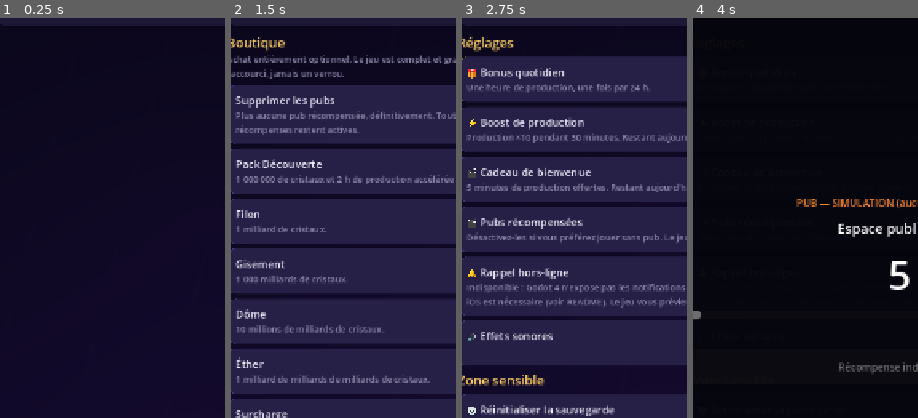
Above: before the commit, frames 1-4 (left to right).
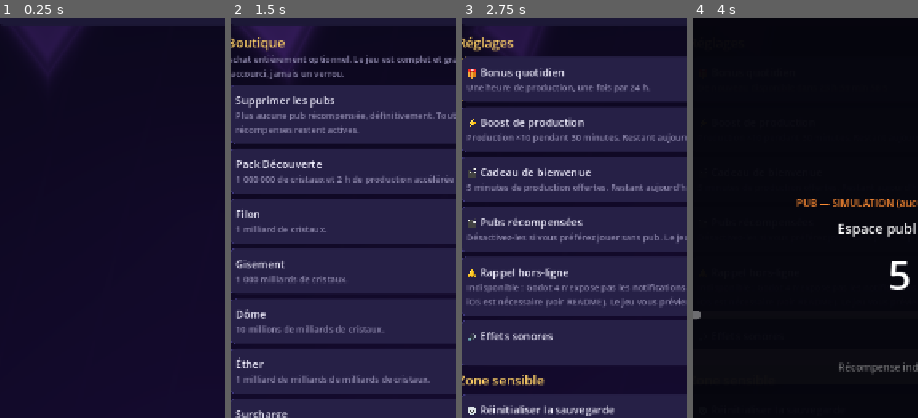
Above: after the commit, the same moments.

Repository: AurelienLELEU/IdleCrystalCorp
Game: Godot game, scene res://scenes/Main.tscn
Same seed, same stepped clock (60 frames per second), same inputs: the game is played once before the commit and once after it.
Inputs:
- Up to frame 1 (0.25 s): no input
- Up to frame 2 (1.5 s): click "🏆 0/31" at 0.5 s; click "💎 Boutique" at 1.25 s
- Up to frame 3 (2.75 s): click "⚙️" at 2 s
- Up to frame 4 (4 s): click "🎁" at 2.75 s; click "🎬 Regarder" at 3.5 s
The pictures show only the part of the screen within x 4-54%, y 16-66%; the shares and areas given below are measured in that part.

The runs differ from the first frame. In frame 1, 2.0% of the frame differs, in the area x 4-37%, y 2-15%; in frame 2, 2.0%, in the area x 3-37%, y 2-14%; in frame 3, 1.3%; in frame 4, less than 0.1%.
Error in both runs: Invalid call. Nonexistent function 'is_positive' in base 'RefCounted (BigNum)'. (res://core_engine/GameManager.gd:769)

Commit message:
Les facettes cristallines s'étendent sur toute la profondeur du fond
À la première prévisualisation en renderer Metal, toutes les facettes tombaient
hors champ : le test headless vérifiait bien l'évolution des paramètres, mais ne
pouvait pas observer l'image rendue. Le calcul de position les concentrait aussi
sur un seul côté du viewport. Elles sont maintenant distribuées sur toute la
largeur et la hauteur, avec une lueur relevée légèrement pour rester lisibles
sans recouvrir le texte.

Vérifié avec Godot 4.7.2 sur renderer OpenGL Metal : `test_background.gd` passe
avec son shader compilé, et le fond capturé après achats montre effectivement
plusieurs facettes cristallines. La simulation headless reste à 850 vérifications,
0 échec.

Diff:
--- a/scenes/CrystalBackground.gdshader
+++ b/scenes/CrystalBackground.gdshader
@@ -28,8 +28,8 @@
 	float central_halo = exp(-length(centered - vec2(0.0, -0.08)) * 3.2);
 	float lower_halo = exp(-length(centered - vec2(0.0, 0.34)) * 4.0);
 	vec3 glow = mix(VIOLET, CYAN, research_progress * 0.78);
-	color += glow * central_halo * (0.075 + pulse * 0.025);
-	color += CRYSTAL * lower_halo * (0.025 + pulse * 0.012);
+	color += glow * central_halo * (0.085 + pulse * 0.028);
+	color += CRYSTAL * lower_halo * (0.035 + pulse * 0.016);
 
 	// Cinq facettes apparaissent l'une après l'autre à mesure que le joueur
 	// progresse. Leur dérive lente et leur rotation sont animées par le temps;
@@ -39,25 +39,25 @@
 		float threshold = index * 0.17;
 		float activation = smoothstep(threshold, threshold + 0.24,
 			purchase_progress + (i == 0 ? 0.16 : 0.0));
-		float side = mod(index, 2.0) * 2.0 - 1.0;
 		float drift = sin(time * (0.12 + index * 0.012) + index * 1.7);
 		vec2 center = vec2(
-			side * (0.14 + 0.15 * fract(index * 0.37)) + drift * 0.025,
-			0.12 + 0.17 * mod(index * 0.61, 1.0)
+			0.12 + 0.76 * fract(index * 0.37 + 0.03) + drift * 0.025,
+			0.14 + 0.70 * fract(index * 0.61)
 				+ cos(time * 0.09 + index) * 0.025);
 		vec2 local = uv - center;
 		local.x *= aspect;
+		float side = mod(index, 2.0) * 2.0 - 1.0;
 		float angle = time * (0.10 + index * 0.018) * side;
 		mat2 rotation = mat2(vec2(cos(angle), -sin(angle)),
 			vec2(sin(angle), cos(angle)));
 		local = rotation * local;
-		float size = 0.030 + purchase_progress * 0.012;
+		float size = 0.034 + purchase_progress * 0.014;
 		float distance_to_edge = diamond_distance(local);
 		float body = 1.0 - smoothstep(size * 0.58, size, distance_to_edge);
 		float rim = exp(-abs(distance_to_edge - size) * 150.0);
 		vec3 shard_color = mix(CRYSTAL, CYAN, research_progress * 0.68);
 		float shimmer = 0.72 + 0.28 * sin(time * 1.1 + index * 2.3);
-		color += shard_color * activation * shimmer * (body * 0.18 + rim * 0.11);
+		color += shard_color * activation * shimmer * (body * 0.27 + rim * 0.20);
 	}
 
 	// Une trame de lumière extrêmement faible évite un aplat statique avant le
